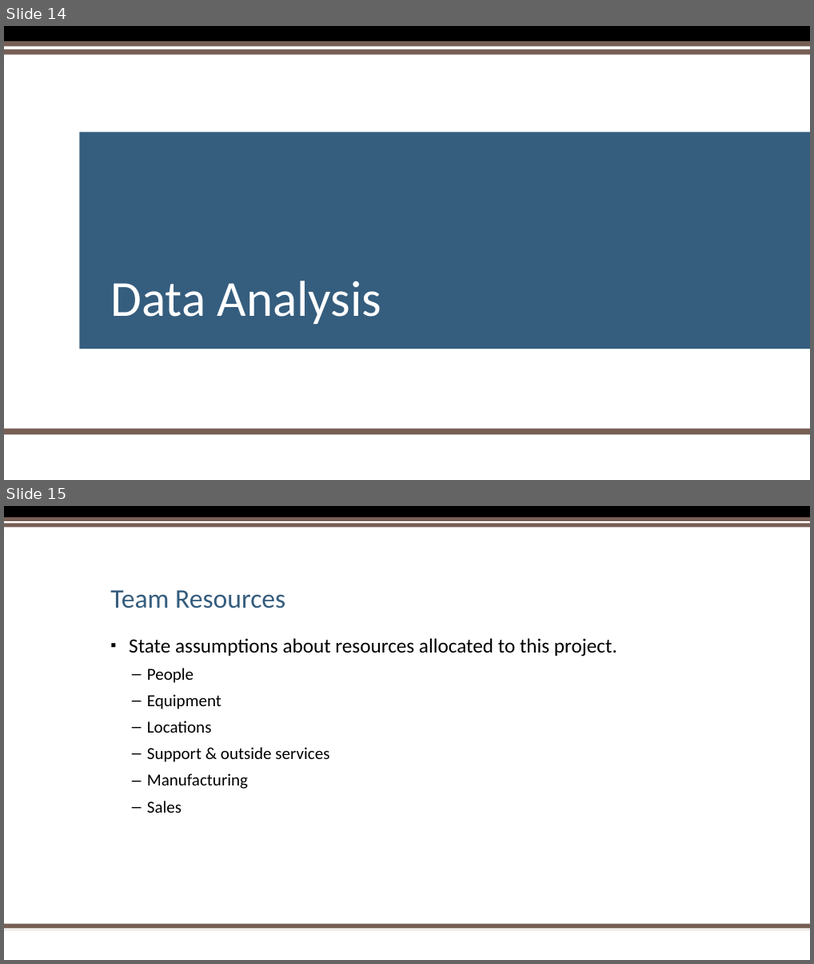
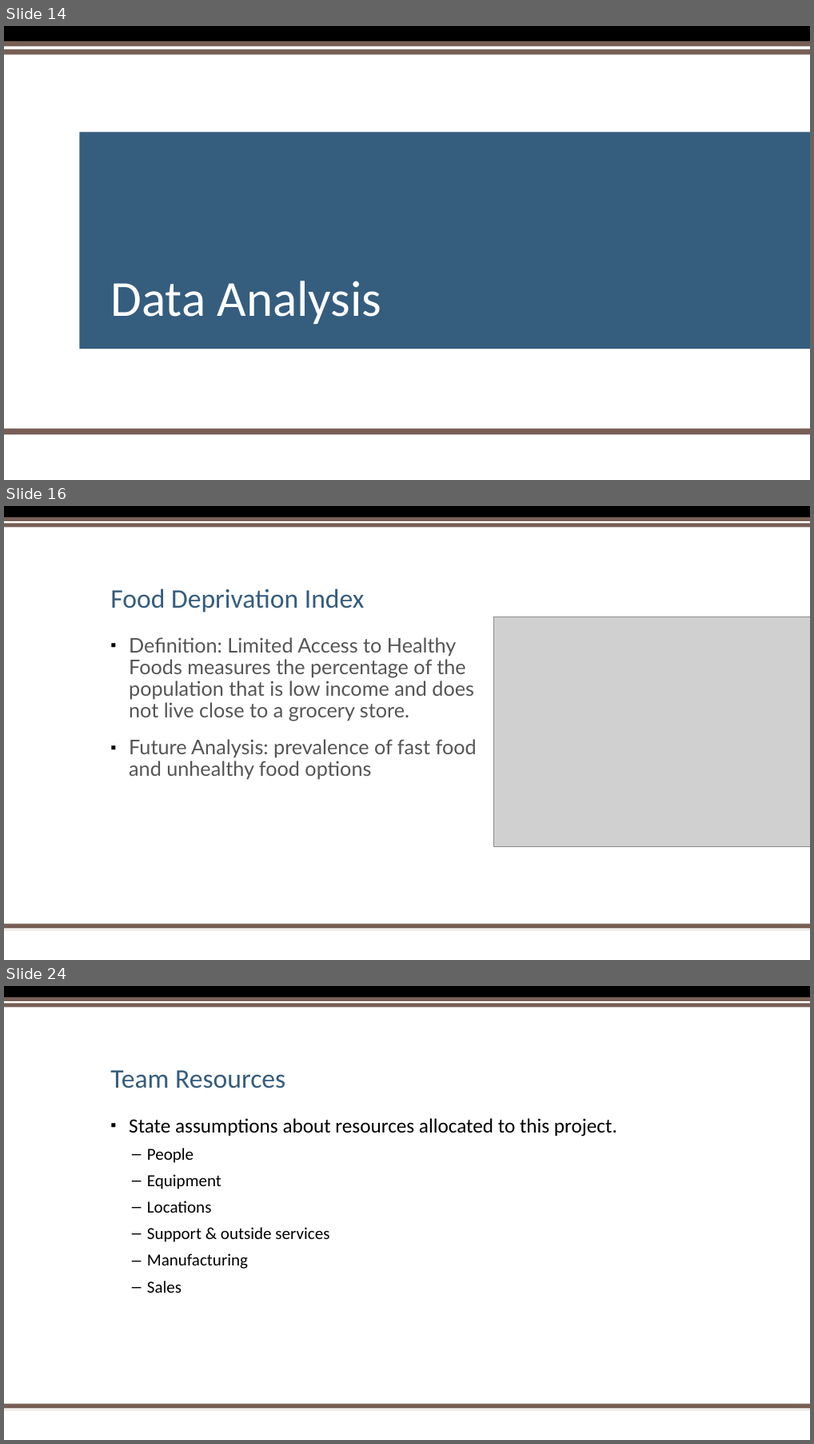
Before and after one commit to hbielser/FourLoopers.CityProject1, a slide deck: Project Files/Presentation/Project One PowerPoint Presentation 2.pptx. Shown one above the other, each under a label of ours: slides 14 and 15 before the commit, slides 14, 16 and 24 after it; the slides between them are not shown. The pictures are 814x964 and 814x1444 pixels, drawn with LibreOffice and Linux fonts; fonts in the diff are those of the drawing; grey boxes stand for pictures; background and template pictures are left out. Boxes give left, top, right and bottom in pixels: in the first picture for what was removed or moved away, otherwise in the second. Text is boxed around its words. In the diff, an @@ line names an element or a change of style, - is before the commit and + after.

```diff
--- a/Project Files/Presentation/Project One PowerPoint Presentation 2.pptx
+++ b/Project Files/Presentation/Project One PowerPoint Presentation 2.pptx
@@ slide 16 added at (4, 506, 810, 960), background #FFFFFF; not listed: 5 template elements that a slide beside it also shows @@
@@ title added at (110, 588, 365, 612), 32 pt, text #355D7E @@
+Food Deprivation Index
@@ picture added at (494, 616, 810, 847) @@
@@ text added at (129, 637, 477, 780), 24 pt, text #555555 @@
+▪ Definition: Limited Access to Healthy Foods measures the percentage of the population that is low income and does not live close to a grocery store.
+▪ Future Analysis: prevalence of fast food and unhealthy food options
@@ what was slide 15 is now slide 24 @@
```
Also in this commit, not shown: 8 other slides added.
